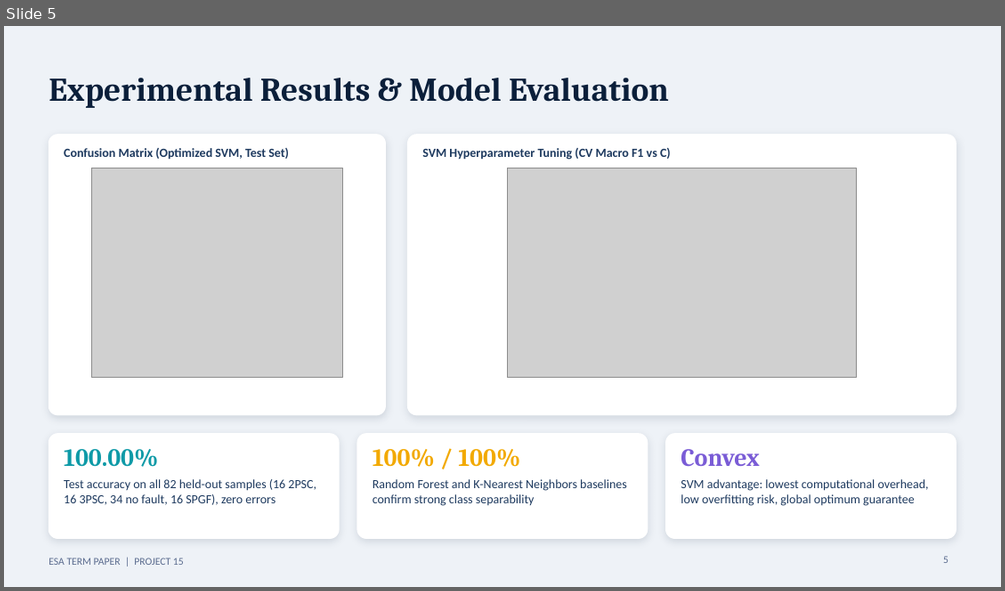
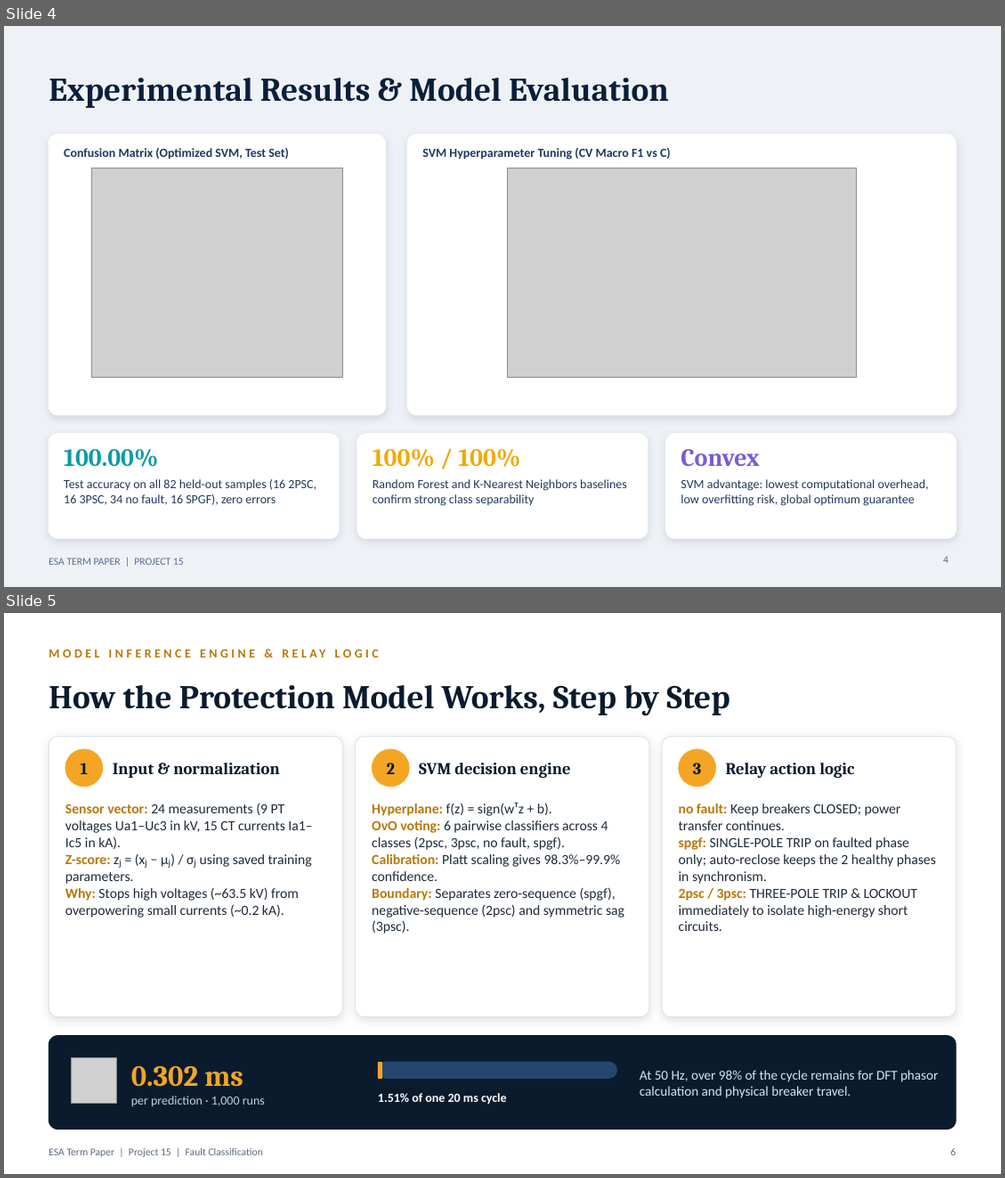
Before and after one commit to rishabhraturi05/esa_ml, a slide deck: ESA_Project15_Fault_Classification_Presentation.pptx. Shown one above the other, each under a label of ours: slide 5 before the commit, slides 4 and 5 after it. The pictures are 1005x591 and 1005x1178 pixels, drawn with LibreOffice and Linux fonts; fonts in the diff are those of the drawing; grey boxes stand for pictures. Boxes give left, top, right and bottom in pixels: in the first picture for what was removed or moved away, otherwise in the second. Text is boxed around its words. In the diff, an @@ line names an element or a change of style, - is before the commit and + after.

```diff
--- a/ESA_Project15_Fault_Classification_Presentation.pptx
+++ b/ESA_Project15_Fault_Classification_Presentation.pptx
@@ slide 5 added at (x1=4, y1=613, x2=1001, y2=1174), background #FFFFFF @@
@@ text added at (x1=48, y1=641, x2=722, y2=664), 12 pt, text #B8780A, bold @@
+MODEL INFERENCE ENGINE & RELAY LOGIC
@@ text added at (x1=48, y1=685, x2=729, y2=716), 32 pt, text #0B1B2E, bold @@
+How the Protection Model Works, Step by Step
@@ rounded rectangle added at (x1=48, y1=737, x2=343, y2=1017), fill #FFFFFF, outline #DCE3EC 0.75 pt @@
@@ rounded rectangle added at (x1=356, y1=737, x2=649, y2=1017), fill #FFFFFF, outline #DCE3EC 0.75 pt @@
@@ rounded rectangle added at (x1=662, y1=737, x2=956, y2=1017), fill #FFFFFF, outline #DCE3EC 0.75 pt @@
@@ ellipse added at (x1=65, y1=749, x2=103, y2=787), fill #F5A524, outline #F5A524 0.5 pt @@
@@ text added at (x1=81, y1=763, x2=89, y2=774), 16 pt, text #0B1B2E, bold @@
+1
@@ text added at (x1=113, y1=763, x2=279, y2=778), 16 pt, text #0B1B2E, bold @@
+Input & normalization
@@ ellipse added at (x1=372, y1=749, x2=409, y2=787), fill #F5A524, outline #F5A524 0.5 pt @@
@@ text added at (x1=387, y1=763, x2=395, y2=774), 16 pt, text #0B1B2E, bold @@
+2
@@ text added at (x1=419, y1=763, x2=571, y2=778), 16 pt, text #0B1B2E, bold @@
+SVM decision engine
@@ ellipse added at (x1=679, y1=749, x2=716, y2=787), fill #F5A524, outline #F5A524 0.5 pt @@
@@ text added at (x1=693, y1=763, x2=701, y2=774), 16 pt, text #0B1B2E, bold @@
+3
@@ text added at (x1=726, y1=763, x2=854, y2=778), 16 pt, text #0B1B2E, bold @@
+Relay action logic
@@ text added at (x1=65, y1=803, x2=312, y2=917), 13.5 pt, text #1E2A3A @@
+Sensor vector: 24 measurements (9 PT voltages Ua1–Uc3 in kV, 15 CT currents Ia1–Ic5 in kA).
+Z-score: zⱼ = (xⱼ − μⱼ) / σⱼ using saved training parameters.
+Why: Stops high voltages (~63.5 kV) from overpowering small currents (~0.2 kA).
@@ text added at (x1=372, y1=802, x2=624, y2=933), 13.5 pt, text #1E2A3A @@
+Hyperplane: f(z) = sign(wᵀz + b).
+OvO voting: 6 pairwise classifiers across 4 classes (2psc, 3psc, no fault, spgf).
+Calibration: Platt scaling gives 98.3%–99.9% confidence.
+Boundary: Separates zero-sequence (spgf), negative-sequence (2psc) and symmetric sag (3psc).
@@ text added at (x1=679, y1=803, x2=936, y2=931), 13.5 pt, text #1E2A3A @@
+no fault: Keep breakers CLOSED; power transfer continues.
+spgf: SINGLE-POLE TRIP on faulted phase only; auto-reclose keeps the 2 healthy phases in synchronism.
+2psc / 3psc: THREE-POLE TRIP & LOCKOUT immediately to isolate high-energy short circuits.
@@ rounded rectangle added at (x1=48, y1=1036, x2=956, y2=1129), fill #0B1B2E, outline #0B1B2E 0.75 pt @@
@@ picture added at (x1=72, y1=1058, x2=116, y2=1103) @@
@@ text added at (x1=131, y1=1066, x2=265, y2=1107), 12 pt, text #BFD0E4 @@
+0.302 ms
+per prediction · 1,000 runs
@@ rounded rectangle added at (x1=378, y1=1062, x2=617, y2=1078), fill #24476E, outline #24476E 0.5 pt @@
@@ rectangle added at (x1=378, y1=1062, x2=381, y2=1078), fill #F5A524, outline #F5A524 0.5 pt @@
@@ text added at (x1=378, y1=1093, x2=507, y2=1104), 12 pt, text #FFFFFF, bold @@
+1.51% of one 20 ms cycle
@@ text added at (x1=639, y1=1070, x2=938, y2=1098), 13 pt, text #D6E2F0 @@
+At 50 Hz, over 98% of the cycle remains for DFT phasor calculation and physical breaker travel.
@@ text added at (x1=48, y1=1148, x2=263, y2=1157), 10 pt, text #5B6B80 @@
+ESA Term Paper | Project 15 | Fault Classification
@@ text added at (x1=950, y1=1148, x2=955, y2=1155), 10 pt, text #5B6B80 @@
+6
@@ what was slide 5 is now slide 4 @@
@@ page number at (x1=943, y1=556, x2=948, y2=563): text changed @@
-5
+4
```
Also in this commit, not shown: 2 slides changed, 3 slides removed, 15 other files.
